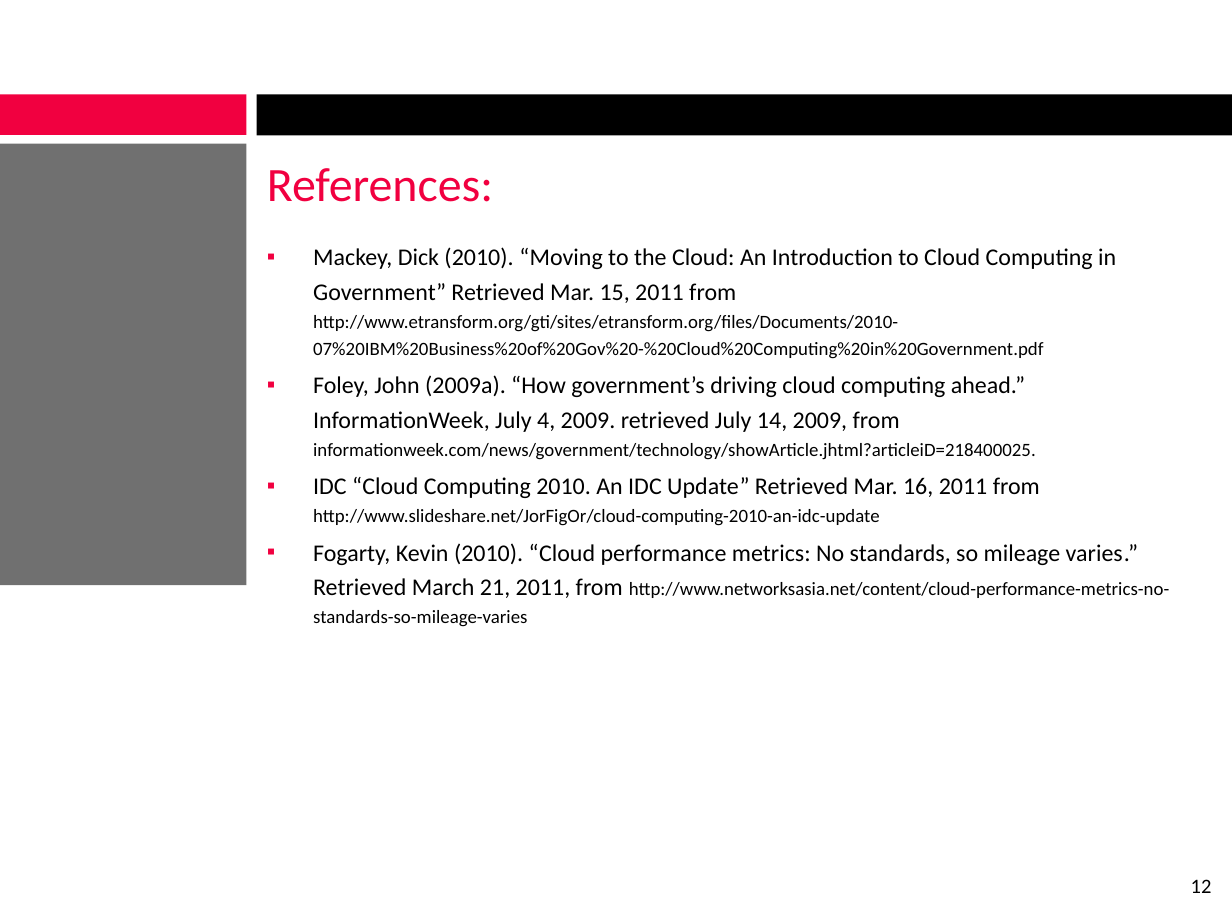
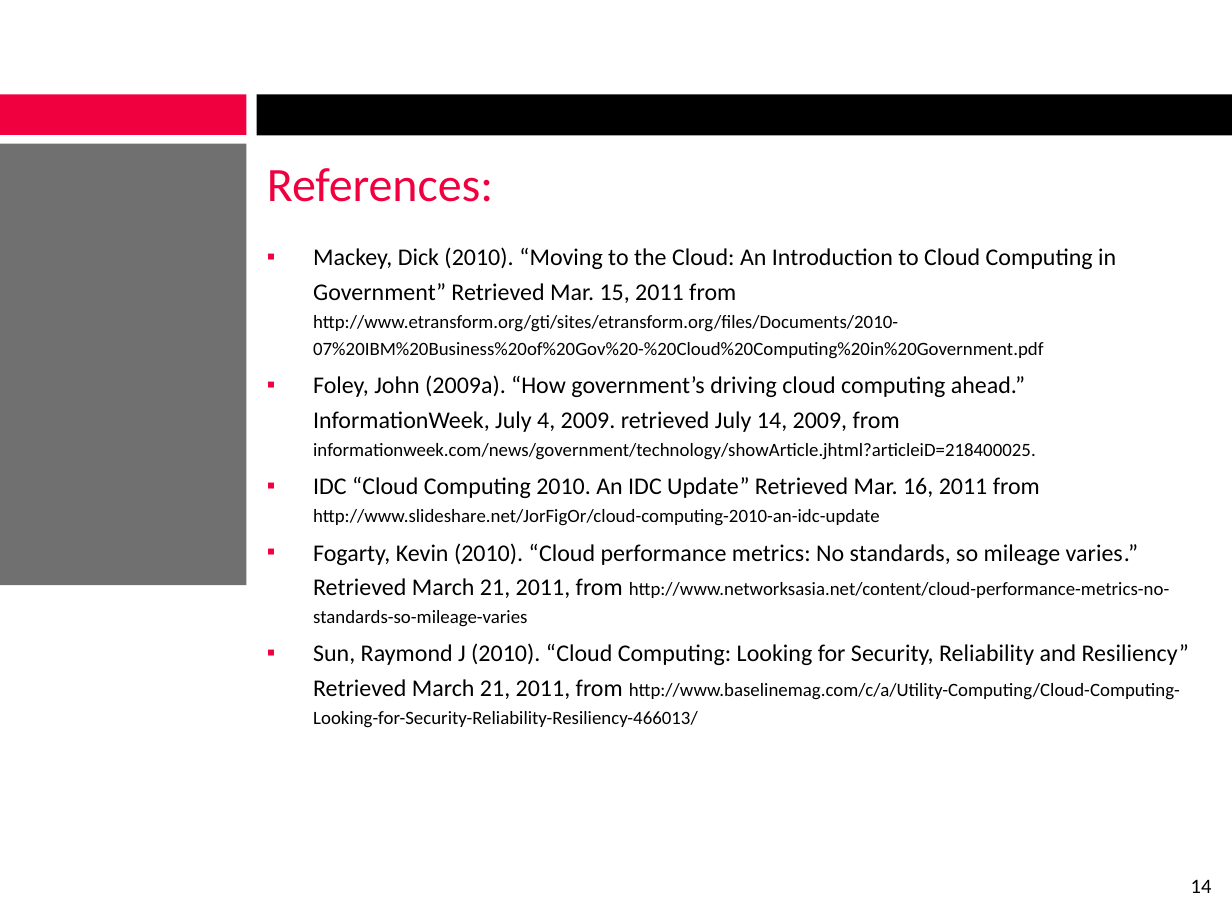
Before and after one commit to alexcraig/Sysc4806-Alarm-System, a slide deck: slide 14 of presentation_slides/Slides_MichailG.pptx (slide 12 before the commit). Drawn at 1232x924 pixels with LibreOffice and Linux fonts; fonts in the diff are those of the drawing; background and template pictures are left out. Boxes give left, top, right and bottom in pixels: in the first picture for what was removed or moved away, otherwise in the second. Text is boxed around its words. In the diff, an @@ line names an element or a change of style, - is before the commit and + after.

```diff
--- a/presentation_slides/Slides_MichailG.pptx
+++ b/presentation_slides/Slides_MichailG.pptx
@@ text at (313, 643, 1189, 728): paragraph added @@
+▪ Sun, Raymond J (2010). “Cloud Computing: Looking for Security, Reliability and Resiliency” Retrieved March 21, 2011, from http://www.baselinemag.com/c/a/Utility-Computing/Cloud-Computing-Looking-for-Security-Reliability-Resiliency-466013/
@@ page number at (1191, 879, 1212, 893): text changed @@
-12
+14
```
Also in this commit, not shown: 2 other slides changed, 2 slides added.
